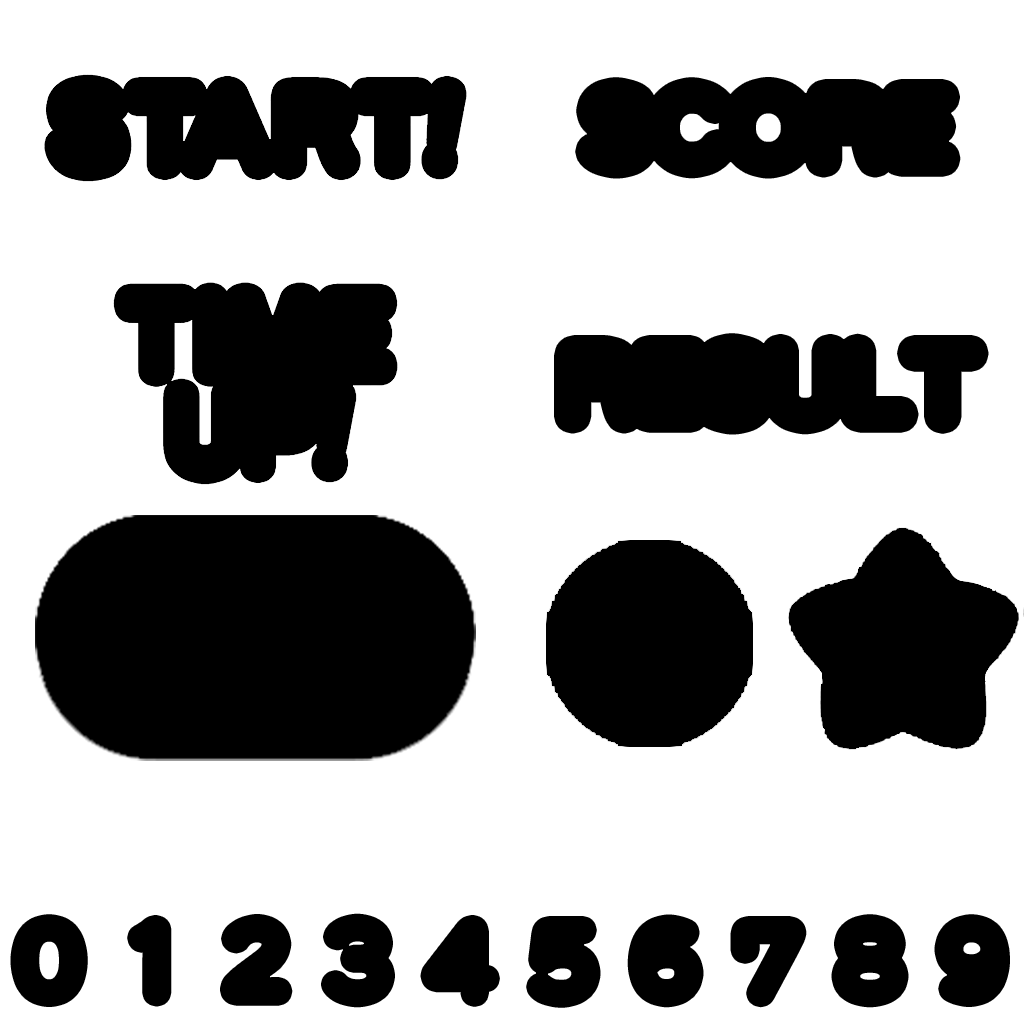
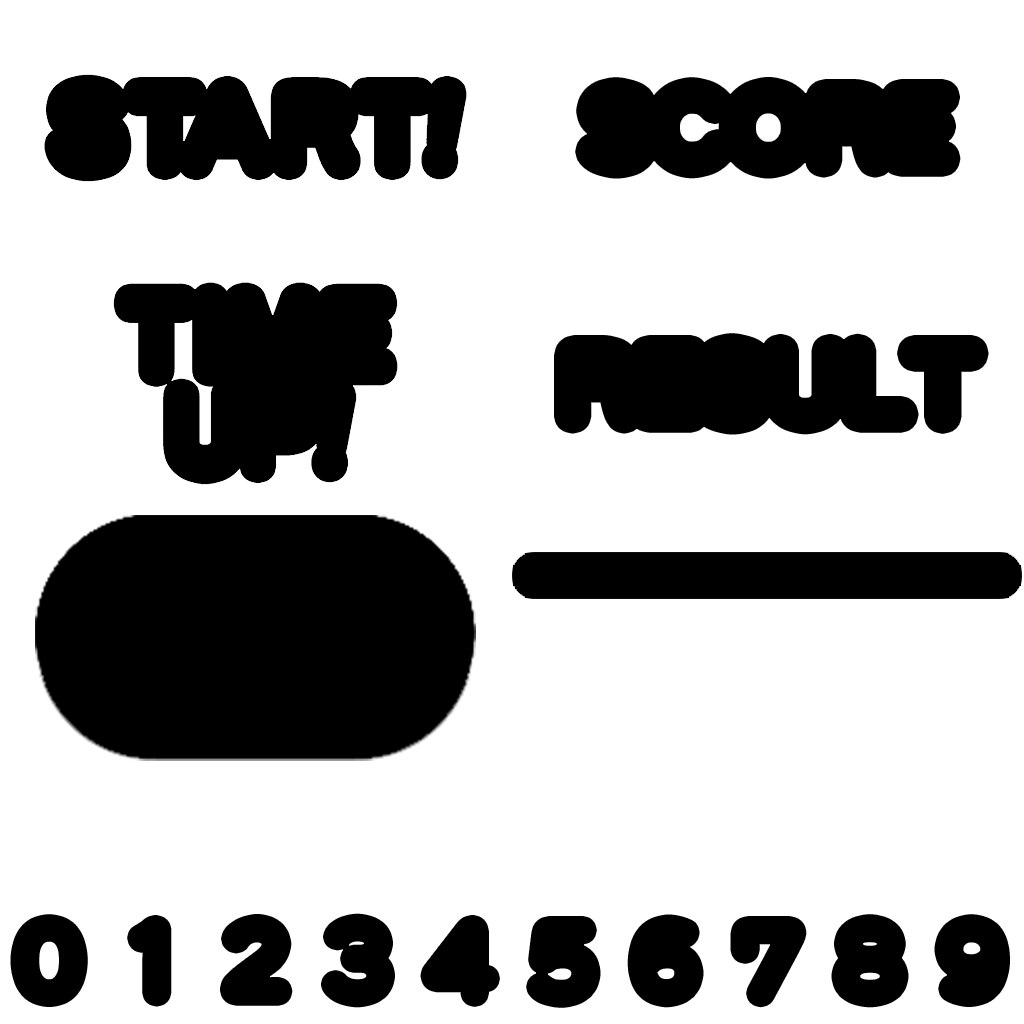
Revision of a layered (1024, 1024) image; what changed, layer by layer:
removed layer "레이어 15" from group "mask" over [788, 527, 1024, 750]
moved "레이어 14" below "레이어 13", painted on it over [512, 540, 1022, 747]
